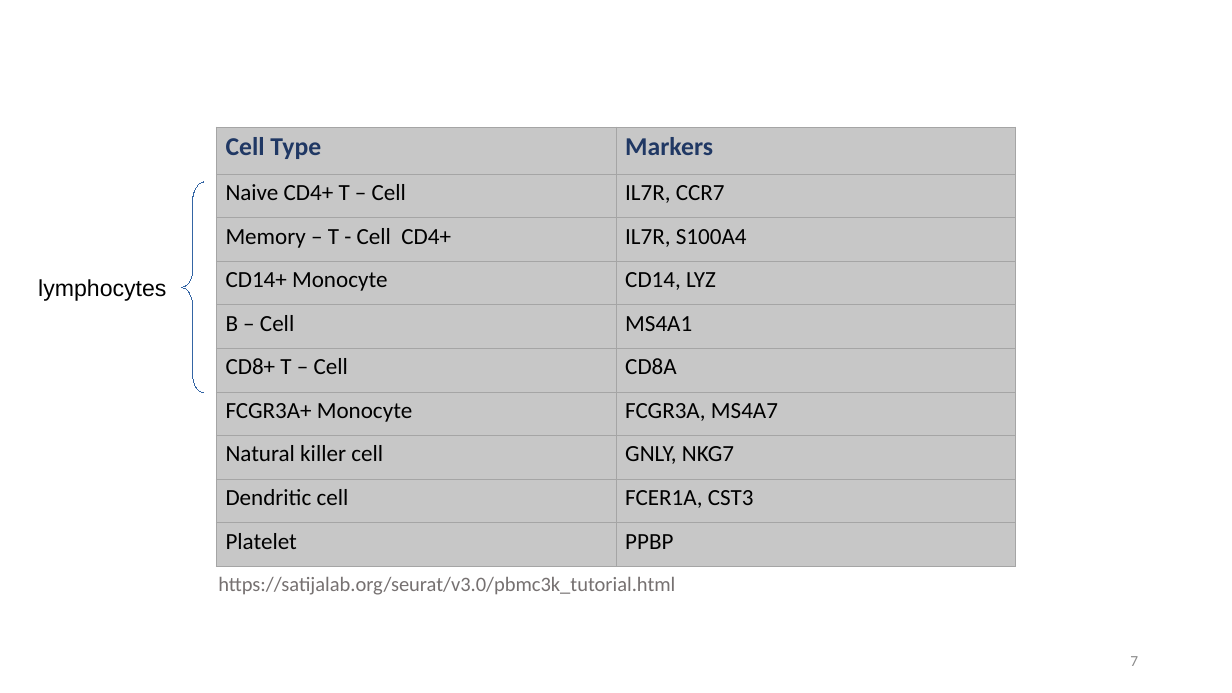
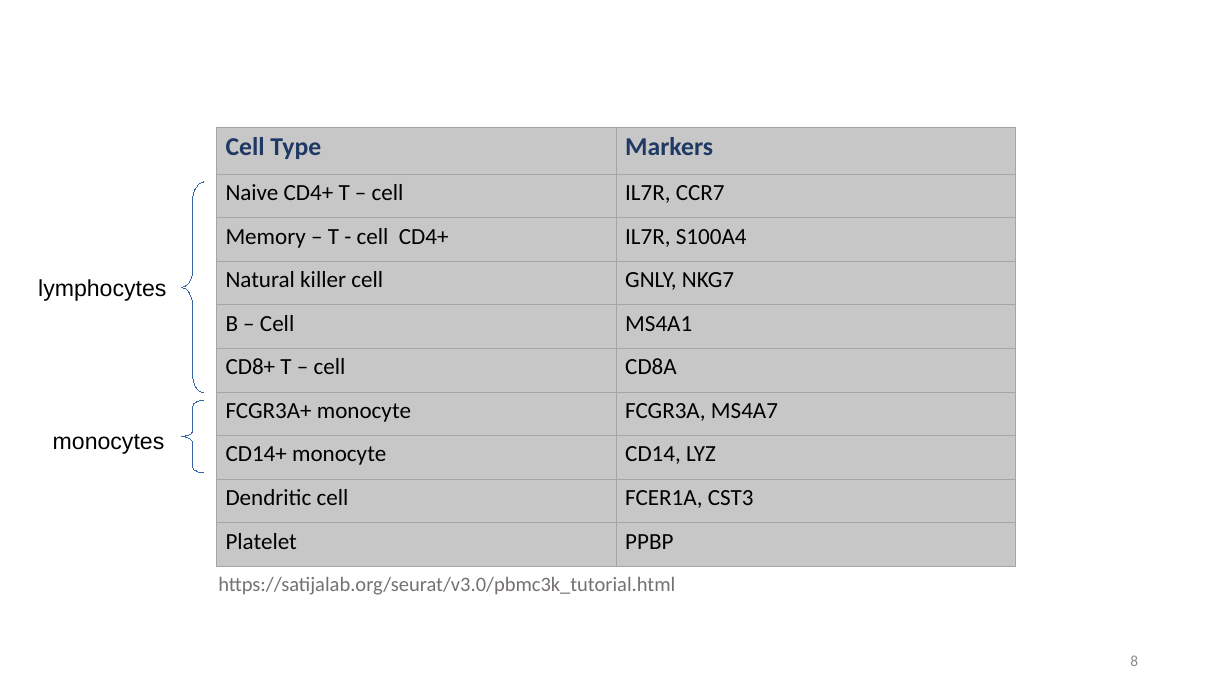
Before and after one commit to datascience-mobi/group-01-project-4-1, a slide deck: slide 8 of K-means clustering.pptx (slide 7 before the commit). Drawn at 1232x693 pixels with LibreOffice and Linux fonts; fonts in the diff are those of the drawing. Boxes give left, top, right and bottom in pixels: in the first picture for what was removed or moved away, otherwise in the second. Text is boxed around its words. In the diff, an @@ line names an element or a change of style, - is before the commit and + after.

```diff
--- a/K-means clustering.pptx
+++ b/K-means clustering.pptx
@@ table at (216, 127, 1017, 566) @@
-row 2, column 1: Naive CD4+ T – Cell
+row 2, column 1: Naive CD4+ T – cell
-row 3, column 1: Memory – T - Cell CD4+
+row 3, column 1: Memory – T - cell CD4+
-row 4, column 1: CD14+ Monocyte
+row 4, column 1: Natural killer cell
-row 4, column 2: CD14, LYZ
+row 4, column 2: GNLY, NKG7
-row 6, column 1: CD8+ T – Cell
+row 6, column 1: CD8+ T – cell
-row 7, column 1: FCGR3A+ Monocyte
+row 7, column 1: FCGR3A+ monocyte
-row 8, column 1: Natural killer cell
+row 8, column 1: CD14+ monocyte
-row 8, column 2: GNLY, NKG7
+row 8, column 2: CD14, LYZ
@@ freeform shape added at (182, 400, 204, 473), outline #3465A4 0.75 pt @@
@@ text added at (53, 434, 165, 454), 18 pt, text #000000 @@
+monocytes
@@ page number at (1130, 655, 1138, 666): text changed @@
-7
+8
```
Also in this commit, not shown: 1 other slide changed, 1 slide added.
